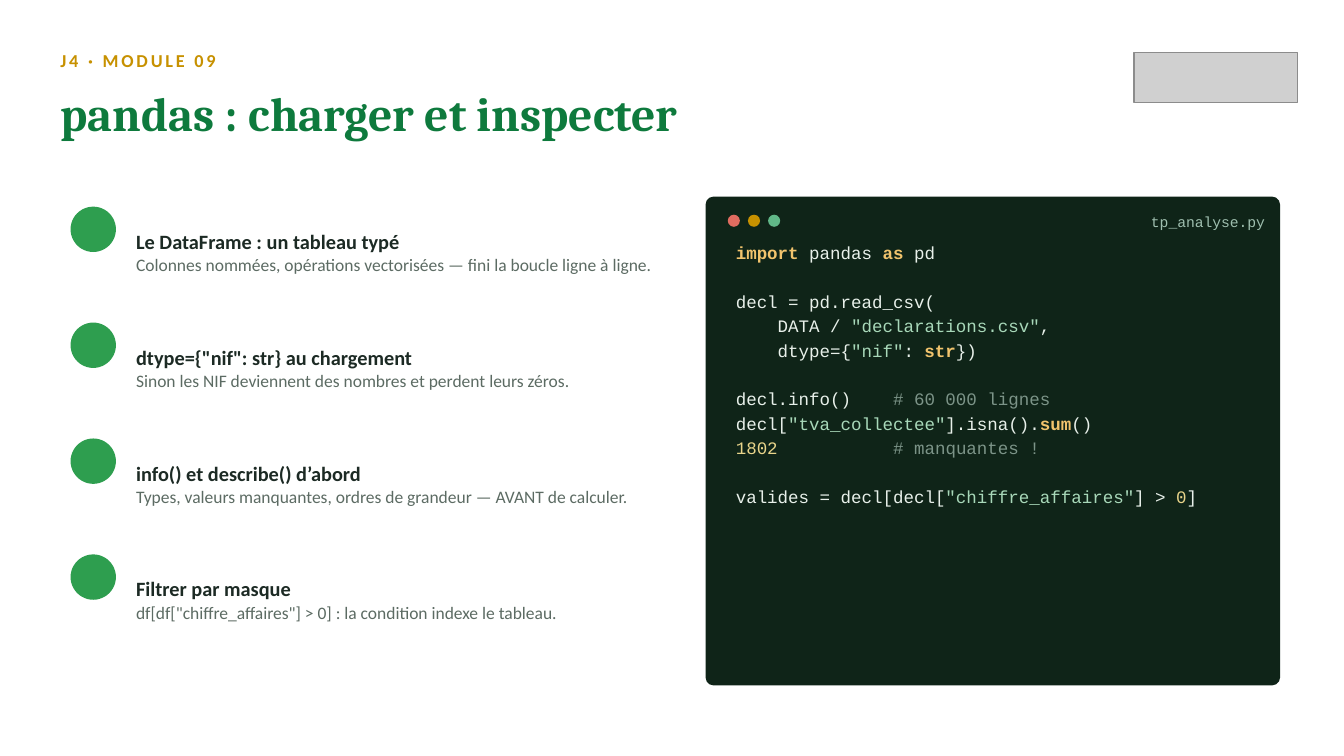
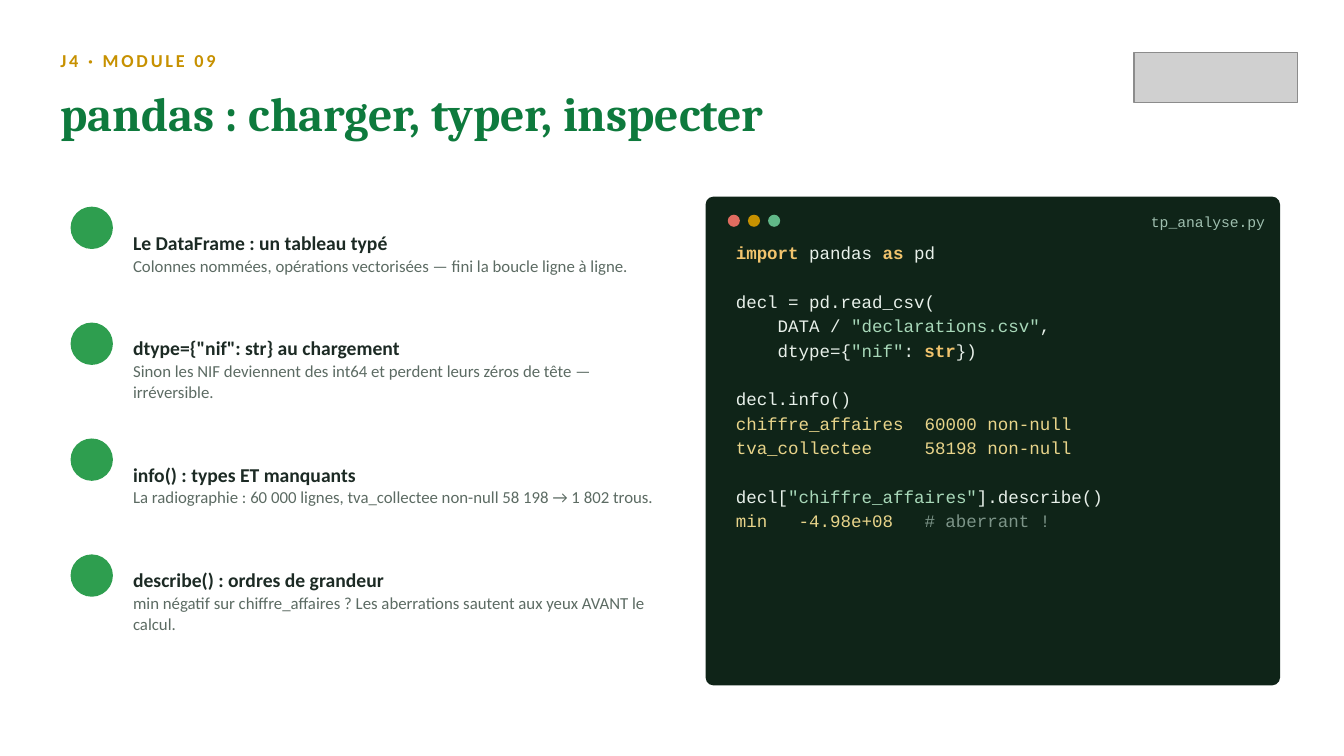
Before and after one commit to sogui/formation-python, a slide deck: slide 6 of slides/sources/J4-objets-pandas.pptx (slide 4 before the commit). Drawn at 1344x756 pixels with LibreOffice and Linux fonts; fonts in the diff are those of the drawing; grey boxes stand for pictures; background and template pictures are left out. Boxes give left, top, right and bottom in pixels: in the first picture for what was removed or moved away, otherwise in the second. Text is boxed around its words. In the diff, an @@ line names an element or a change of style, - is before the commit and + after.

```diff
--- a/slides/sources/J4-objets-pandas.pptx
+++ b/slides/sources/J4-objets-pandas.pptx
@@ text at (60,98,763,142): text changed @@
-pandas : charger et inspecter
+pandas : charger, typer, inspecter
@@ text "Le DataFrame : un tableau ..." at (133,236,627,275): size 14.5 to 14 pt in "Le DataFrame : un tableau typé"; size 12.5 to 12 pt in "Colonnes nommées, opérations vectorisées — fini la ..." @@
@@ text at (133,340,399,359): size 14.5 to 14 pt in "dtype={"nif": str} au chargement" @@
@@ text at (133,365,572,398): text changed; size 12.5 to 12 pt @@
-Sinon les NIF deviennent des nombres et perdent leurs zéros.
+Sinon les NIF deviennent des int64 et perdent leurs zéros de tête — irréversible.
@@ text at (736,393,1103,527): text changed; text colour #E8F0EA to #E8D48A @@
-decl.info() # 60 000 lignes
-decl["tva_collectee"].isna().sum()
-1802 # manquantes !
-valides = decl[decl["chiffre_affaires"] > 0]
+decl.info()
+chiffre_affaires 60000 non-null
+tva_collectee 58198 non-null
+decl["chiffre_affaires"].describe()
+min -4.98e+08 # aberrant !
@@ text at (133,467,653,506): text changed; size 12.5 to 12 pt @@
-info() et describe() d’abord
-Types, valeurs manquantes, ordres de grandeur — AVANT de calculer.
+info() : types ET manquants
+La radiographie : 60 000 lignes, tva_collectee non-null 58 198 → 1 802 trous.
@@ text at (133,572,644,630): text changed; size 12.5 to 12 pt @@
-Filtrer par masque
-df[df["chiffre_affaires"] > 0] : la condition indexe le tableau.
+describe() : ordres de grandeur
+min négatif sur chiffre_affaires ? Les aberrations sautent aux yeux AVANT le calcul.
```
Also in this commit, not shown: 7 other slides changed, 5 slides added, 9 other files.
